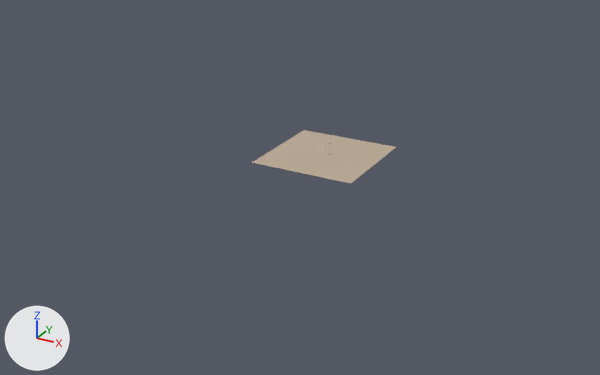
The glTF model public/models/butthole.gltf, before and after one commit.
One viewpoint serves both versions: a 50 mm camera at (181.0, -356.0, 157.0) aimed at (-8.0, -12.0, -15.0). Lighting does not change. The marker at lower left points along +X, +Y and +Z. Both versions are drawn at frame 52 of the action 'BodyAction'; the numbers are the values there.

The scene before the commit, as lines of its bpy script (objects in view):
```python
me_grid_001 = bpy.data.meshes.new('Grid.001')
me_grid_001.from_pydata(...)  # 144 vertices, 240 faces; spans x -27.6..27.6, y -27.6..27.6, z 0.0
me_grid_001.materials.append(mat_floormat)  # beige #bbaa96
ob_grid = bpy.data.objects.new('Grid', me_grid_001)
ob_grid.location = (0.0, 0.0, 0.0)
```
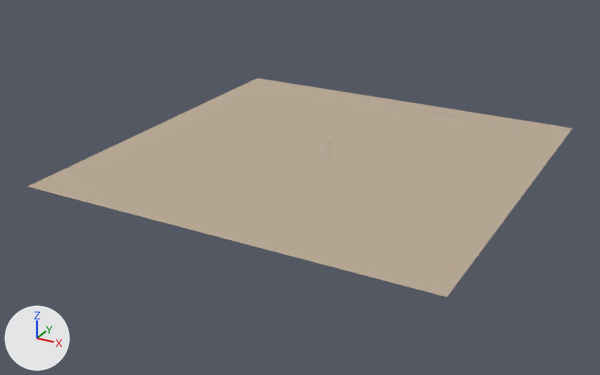
Location of each change, [x1, y1, x2, y2] in pixels of the pictures (600 x 375 px):
'Floor', added (beige)
    after: [27, 78, 573, 297]
'Grid', deleted (beige)
    before: [252, 130, 396, 183]

Edits to the bpy script that builds the scene:
```text
Add me_grid_003:
    me_grid_003.from_pydata(...)  # 394 vertices, 742 faces; spans x -104.0..102.0, y -104.0..102.0, z -7.0..0.0
    me_grid_003.materials.append(mat_floormat_hole)  # picture img_floormat_hole_base
Remove ob_grid:
    ob_grid = bpy.data.objects.new('Grid', me_grid_001)
    ob_grid.location = (0.0, 0.0, 0.0)
Add ob_floor:
    ob_floor = bpy.data.objects.new('Floor', me_grid_003)
    ob_floor.location = (0.0, 0.0, 0.0)
```
